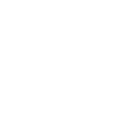
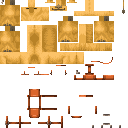
Two versions of the same layered image (128 x 128). Layer-by-layer changes:
showed group "textures" (3 layers) over [0,0,125,128]
